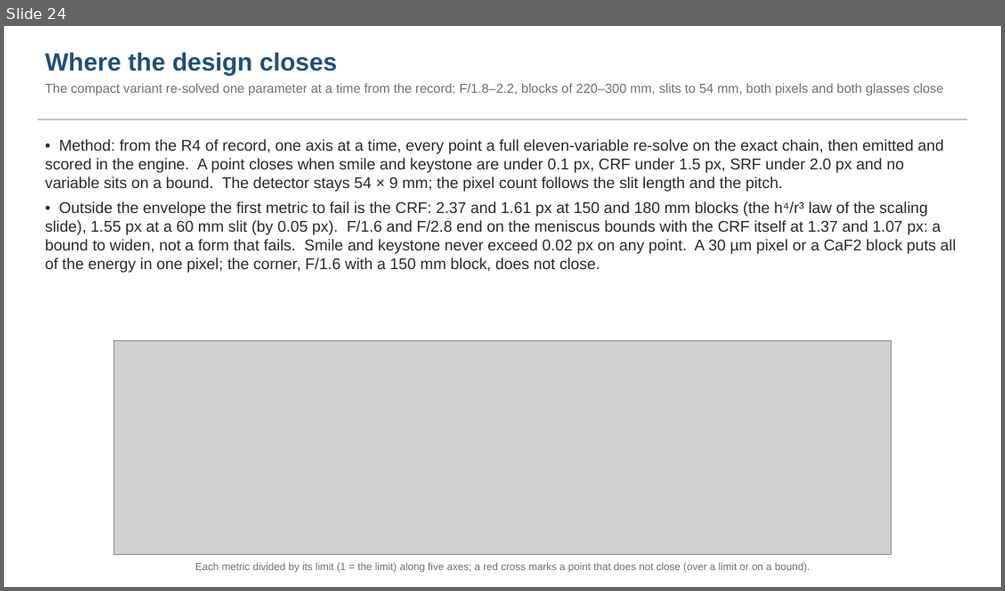
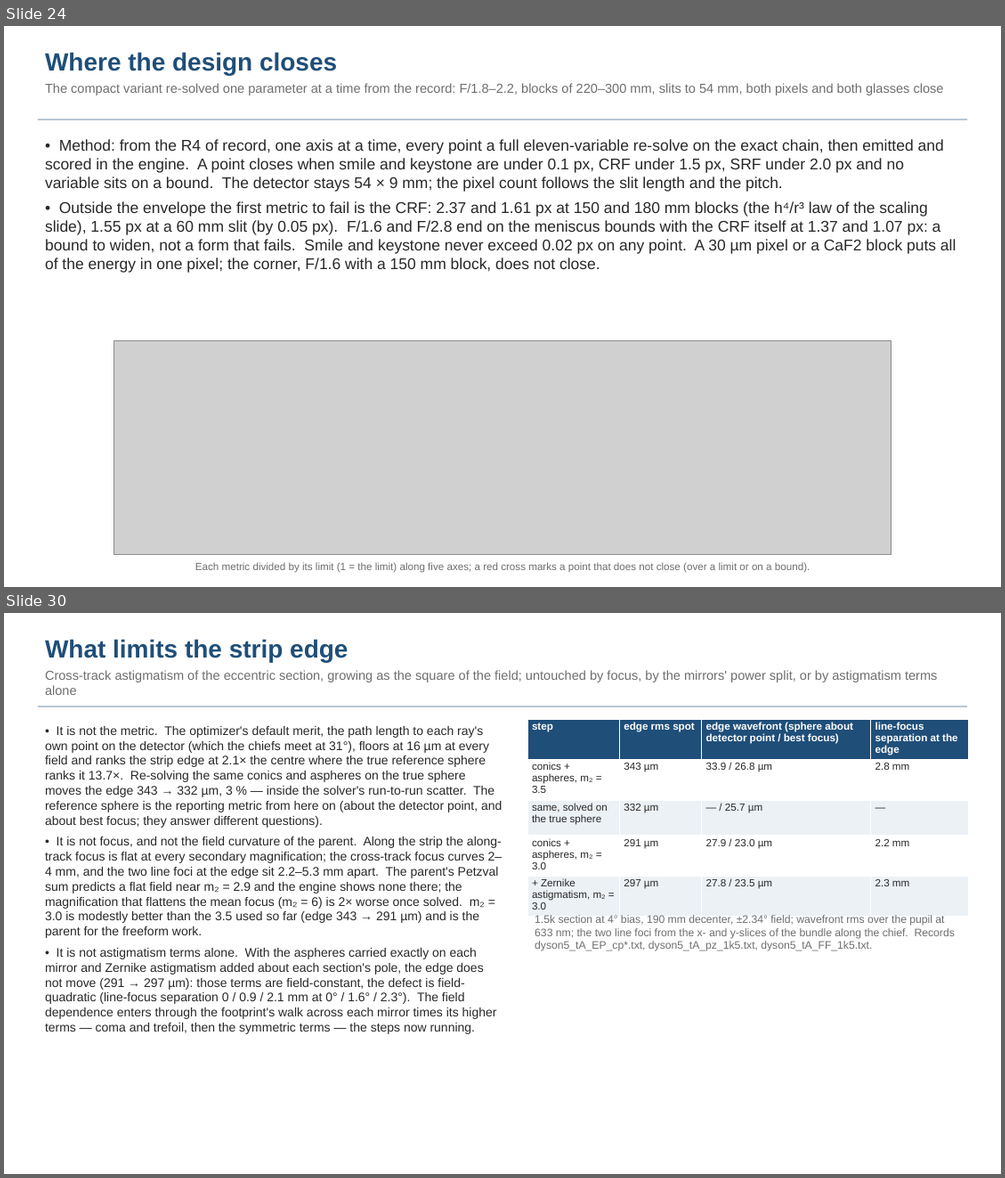
Before and after one commit to nasa-jpl/macos, a slide deck: demo_session/deck_dyson_baseline.pptx. Shown one above the other, each under a label of ours: slide 24 before the commit, slides 24 and 30 after it; the slides between them are not shown. The pictures are 1005x591 and 1005x1178 pixels, drawn with LibreOffice and Linux fonts; fonts in the diff are those of the drawing; grey boxes stand for pictures. Boxes give left, top, right and bottom in pixels: in the first picture for what was removed or moved away, otherwise in the second. Text is boxed around its words. In the diff, an @@ line names an element or a change of style, - is before the commit and + after.

```diff
--- a/demo_session/deck_dyson_baseline.pptx
+++ b/demo_session/deck_dyson_baseline.pptx
@@ slide 30 added at (4,613,1001,1174), background #FFFFFF @@
@@ text added at (45,639,937,695), 12.5 pt, text #6E6E6E @@
+What limits the strip edge
+Cross-track astigmatism of the eccentric section, growing as the square of the field; untouched by focus, by the mirrors' power split, or by astigmatism terms alone
@@ rectangle added at (38,706,967,707), fill #B8C6D4 @@
@@ table added at (527,719,969,913), 5 rows, 4 columns @@
+step | edge rms spot | edge wavefront (sphere about detector point / best focus) | line-focus separation at the edge
+conics + aspheres, m₂ = 3.5 | 343 µm | 33.9 / 26.8 µm | 2.8 mm
+same, solved on the true sphere | 332 µm | — / 25.7 µm | —
+conics + aspheres, m₂ = 3.0 | 291 µm | 27.9 / 23.0 µm | 2.2 mm
++ Zernike astigmatism, m₂ = 3.0 | 297 µm | 27.8 / 23.5 µm | 2.3 mm
@@ text added at (45,726,502,1034), 12 pt, text #282828 @@
+• It is not the metric. The optimizer's default merit, the path length to each ray's own point on the detector (which the chiefs meet at 31°), floors at 16 µm at every field and ranks the strip edge at 2.1× the centre where the true reference sphere ranks it 13.7×. Re-solving the same conics and aspheres on the true sphere moves the edge 343 → 332 µm, 3 % — inside the solver's run-to-run scatter. The reference sphere is the reporting metric from here on (about the detector point, and about best focus; they answer different questions).
+• It is not focus, and not the field curvature of the parent. Along the strip the along-track focus is flat at every secondary magnification; the cross-track focus curves 2–4 mm, and the two line foci at the edge sit 2.2–5.3 mm apart. The parent's Petzval sum predicts a flat field near m₂ = 2.9 and the engine shows none there; the magnification that flattens the mean focus (m₂ = 6) is 2× worse once solved. m₂ = 3.0 is modestly better than the 3.5 used so far (edge 343 → 291 µm) and is the parent for the freeform work.
+• It is not astigmatism terms alone. With the aspheres carried exactly on each mirror and Zernike astigmatism added about each section's pole, the edge does not move (291 → 297 µm): those terms are field-constant, the defect is field-quadratic (line-focus separation 0 / 0.9 / 2.1 mm at 0° / 1.6° / 2.3°). The field dependence enters through the footprint's walk across each mirror times its higher terms — coma and trefoil, then the symmetric terms — the steps now running.
@@ text added at (534,915,955,951), 10.5 pt, text #6E6E6E @@
+1.5k section at 4° bias, 190 mm decenter, ±2.34° field; wavefront rms over the pupil at 633 nm; the two line foci from the x- and y-slices of the bundle along the chief. Records dyson5_tA_EP_cp*.txt, dyson5_tA_pz_1k5.txt, dyson5_tA_FF_1k5.txt.
```
Also in this commit, not shown: 7 slides changed, 6 other slides added, 6 other files.
